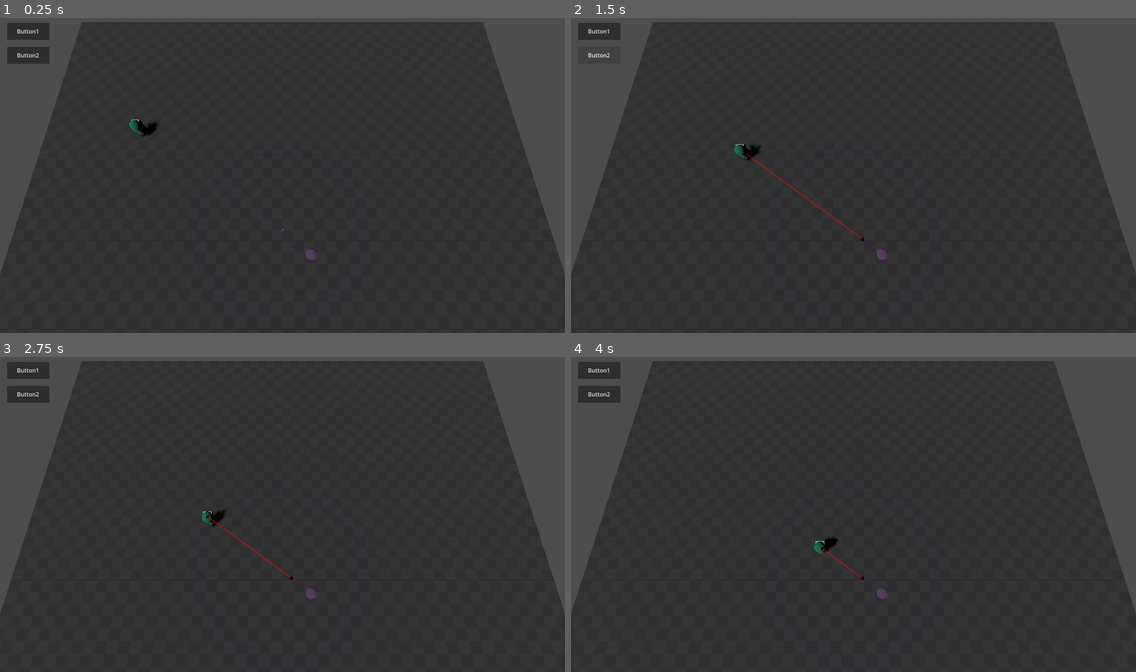
Above: before the commit, frames 1-4 (two rows, left to right).
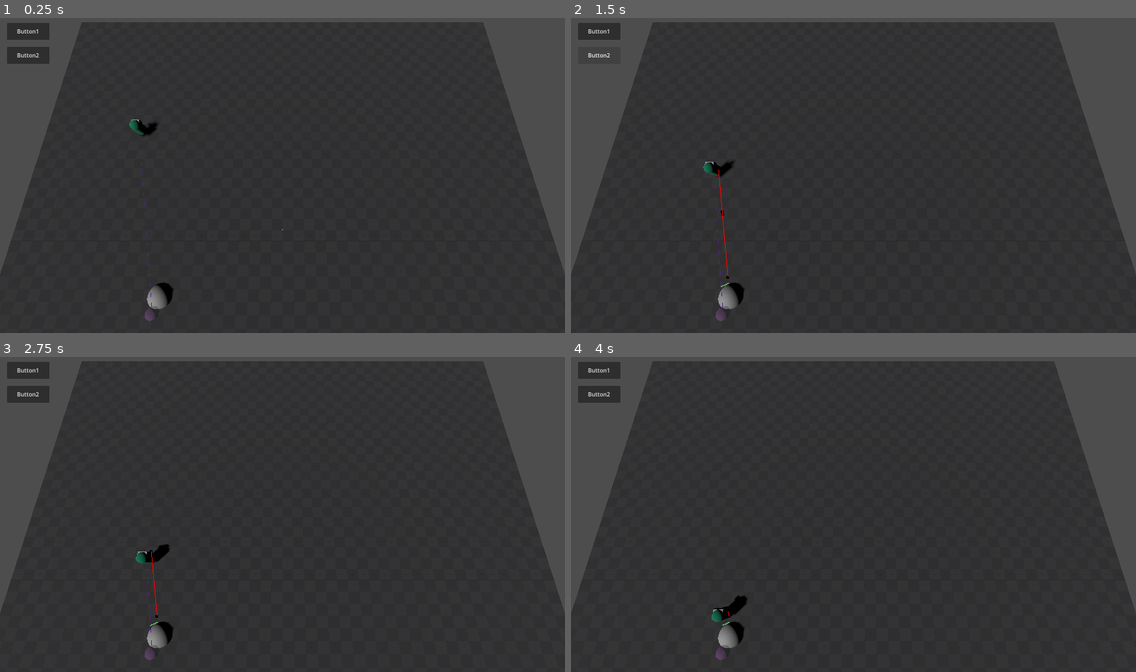
Above: after the commit, the same moments.

Repository: swpgamedev/outpost-defense
Game: Godot game, scene res://WorldScenes/TestScenes/worker_test_level.tscn
Two runs of this game, one before a commit and one after it. Both use one fixed random seed, a clock stepped at 60 frames per second and the inputs below. The project has no main scene, so this scene is started directly.
Inputs (mouse positions are in pixels of both pictures, inside the frame that each line leads up to):
- Up to frame 1 (0.25 s): no input
- Up to frame 2 (1.5 s): click "Button1" at 0.5 s; click "Button2" at 1.25 s
- Up to frame 3 (2.75 s): tap Enter (ui_accept) at 2 s; move the mouse to (406, 498) at 2.02 s; hold D (move_right) from 2.03 s (still down); click (406, 498) at 2.17 s; tap Space (jump) at 2.27 s
- Up to frame 4 (4 s): move the mouse to (740, 530) at 2.77 s; release D (move_right) at 2.78 s; hold S (move_back) 2.78-3.53 s; tap Space (jump) at 3.02 s; move the mouse to (910, 445) at 3.52 s; hold D (move_right) from 3.53 s (still down)

The runs differ from the first frame. In frame 1, 0.4% of the frame differs, in the area x 24-56%, y 35-97%; in frame 2, 0.8%, in the area x 23-56%, y 40-97%; in frame 3, 0.8%; in frame 4, 0.8%.

Commit message:
Resource Node class

Diff:
--- /dev/null
+++ b/Resources/Nodes/resource_node.gd
@@ -0,0 +1,7 @@
+extends StaticBody3D
+class_name ResourceNode
+
+enum ResourceType {None, Gold, Wood, Stone, Iron, Crystal}
+@export var node_resource : ResourceType
+
+@export var chunks_avaliable : int
--- a/WorldScenes/TestScenes/worker_test_level.tscn
+++ b/WorldScenes/TestScenes/worker_test_level.tscn
@@ -1,12 +1,13 @@
 [gd_scene format=3 uid="uid://dfdj6jyn71ywn"]
 
 [ext_resource type="Material" uid="uid://bu4rki261mij7" path="res://Art/Materials/TestGround.tres" id="1_bjxgj"]
+[ext_resource type="Script" uid="uid://bogiqy0n1oggd" path="res://Resources/Nodes/resource_node.gd" id="3_bjxgj"]
 [ext_resource type="PackedScene" uid="uid://bd8w8jdj7oshx" path="res://Characters/Worker/worker.tscn" id="3_k7njs"]
 
-[sub_resource type="NavigationMesh" id="NavigationMesh_jidvq"]
-vertices = PackedVector3Array(-24.5, 0.6000001, -24.5, -24.5, 0.6000001, 24.5, 24.5, 0.6000001, 24.5, 24.5, 0.6000001, -24.5)
-polygons = [PackedInt32Array(3, 2, 0), PackedInt32Array(0, 2, 1)]
-cell_height = 0.05
+[sub_resource type="NavigationMesh" id="NavigationMesh_3w2og"]
+vertices = PackedVector3Array(9, 0.70000005, -6.5, 10.5, 0.70000005, -7, 10.5, 0.70000005, -24.5, -24.5, 0.70000005, -24.5, -24.5, 0.70000005, -4.75, 9, 0.70000005, -4.75, 11.5, 0.70000005, -7, 12, 0.70000005, -5.5, 24.5, 0.70000005, -5.5, 24.5, 0.70000005, -24.5, 10, 1.6, -5.75, 10.25, 1.6, -5, 11, 1.6, -5.25, 10.75, 1.6, -6, 11.5, 0.70000005, -4, 24.5, 0.70000005, 24.5, 9.5, 0.70000005, -4, -24.5, 0.70000005, 24.5)
+polygons = [PackedInt32Array(1, 0, 2), PackedInt32Array(2, 0, 3), PackedInt32Array(3, 0, 4), PackedInt32Array(0, 5, 4), PackedInt32Array(7, 6, 8), PackedInt32Array(8, 6, 9), PackedInt32Array(9, 6, 2), PackedInt32Array(6, 1, 2), PackedInt32Array(13, 12, 10), PackedInt32Array(10, 12, 11), PackedInt32Array(7, 8, 14), PackedInt32Array(14, 8, 15), PackedInt32Array(16, 15, 5), PackedInt32Array(5, 15, 4), PackedInt32Array(4, 15, 17), PackedInt32Array(16, 14, 15)]
+cell_height = 0.1
 
 [sub_resource type="StandardMaterial3D" id="StandardMaterial3D_yvsyn"]
 transparency = 1
@@ -14,6 +15,13 @@
 
 [sub_resource type="SphereMesh" id="SphereMesh_bjxgj"]
 material = SubResource("StandardMaterial3D_yvsyn")
+
+[sub_resource type="SphereMesh" id="SphereMesh_yvsyn"]
+radius = 1.0
+height = 2.0
+
+[sub_resource type="SphereShape3D" id="SphereShape3D_bjxgj"]
+radius = 1.0
 
 [node name="PlayerTestGym" type="Node3D" unique_id=94953513]
 
@@ -48,16 +56,14 @@
 offset_bottom = 136.00003
 text = "Button2"
 
-[node name="Ground" type="CSGBox3D" parent="." unique_id=1074539373]
+[node name="NavigationRegion3D" type="NavigationRegion3D" parent="." unique_id=1886643212]
 transform = Transform3D(1, 0, 0, 0, 1, 0, 0, 0, 1, 0, -0.5, 0)
+navigation_mesh = SubResource("NavigationMesh_3w2og")
+
+[node name="Ground" type="CSGBox3D" parent="NavigationRegion3D" unique_id=1074539373]
 use_collision = true
 size = Vector3(50, 1, 50)
 material = ExtResource("1_bjxgj")
-
-[node name="NavigationRegion3D" type="NavigationRegion3D" parent="." unique_id=1886643212]
-transform = Transform3D(1, 0, 0, 0, 1, 0, 0, 0, 1, 0, -0.5, 0)
-visible = false
-navigation_mesh = SubResource("NavigationMesh_jidvq")
 
 [node name="DirectionalLight3D" type="DirectionalLight3D" parent="." unique_id=448775406]
 transform = Transform3D(0.7069928, 0.48655125, 0.51325345, -0.09646886, -0.65260273, 0.751534, 0.7006104, -0.5808421, -0.41444832, 0, 2.812119, 0)
@@ -72,10 +78,26 @@
 stopping_dist = 2.0
 
 [node name="DebugTarget" type="Node3D" parent="." unique_id=1729126804]
-transform = Transform3D(1, 0, 0, 0, 1, 0, 0, 0, 1, -2.5, 1, -2)
+transform = Transform3D(1, 0, 0, 0, 1, 0, 0, 0, 1, 10.5, 1, -6.5)
 
 [node name="MeshInstance3D" type="MeshInstance3D" parent="DebugTarget" unique_id=1050471813]
 mesh = SubResource("SphereMesh_bjxgj")
 
 [node name="Camera3D" type="Camera3D" parent="." unique_id=1583805346]
 transform = Transform3D(-1, 8.444392e-08, -2.2626683e-08, 0, 0.25881907, 0.9659258, 8.742278e-08, 0.9659258, -0.25881907, 0, 20, 0)
+
+[node name="ResourceNode" type="StaticBody3D" parent="." unique_id=609161925]
+transform = Transform3D(1, 0, 0, 0, 1, 0, 0, 0, 1, 10.5, 0, -5.5)
+script = ExtResource("3_bjxgj")
+metadata/_custom_type_script = "uid://bogiqy0n1oggd"
+
+[node name="MeshInstance3D" type="MeshInstance3D" parent="ResourceNode" unique_id=1142665557]
+mesh = SubResource("SphereMesh_yvsyn")
+
+[node name="CollisionShape3D" type="CollisionShape3D" parent="ResourceNode" unique_id=1204977166]
+shape = SubResource("SphereShape3D_bjxgj")
+
+[node name="NavigationObstacle3D" type="NavigationObstacle3D" parent="ResourceNode" unique_id=557804513]
+affect_navigation_mesh = true
+carve_navigation_mesh = true
+use_3d_avoidance = true
Not shown, added: Resources/Nodes/resource_node.gd.uid
